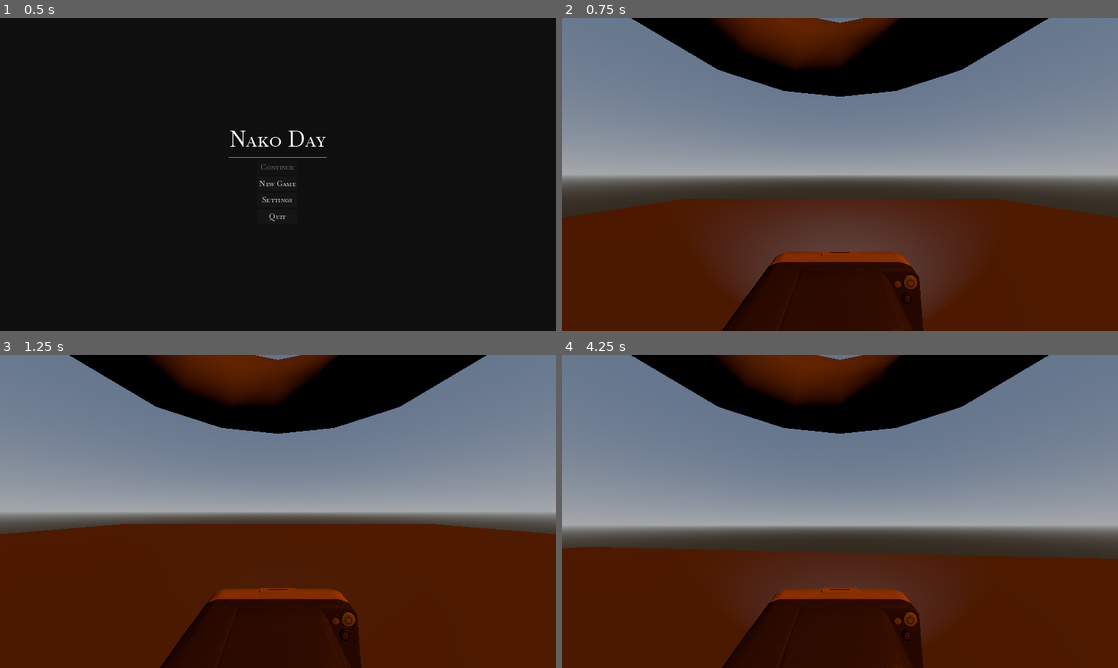
Above: before the commit, frames 1-4 (two rows, left to right).
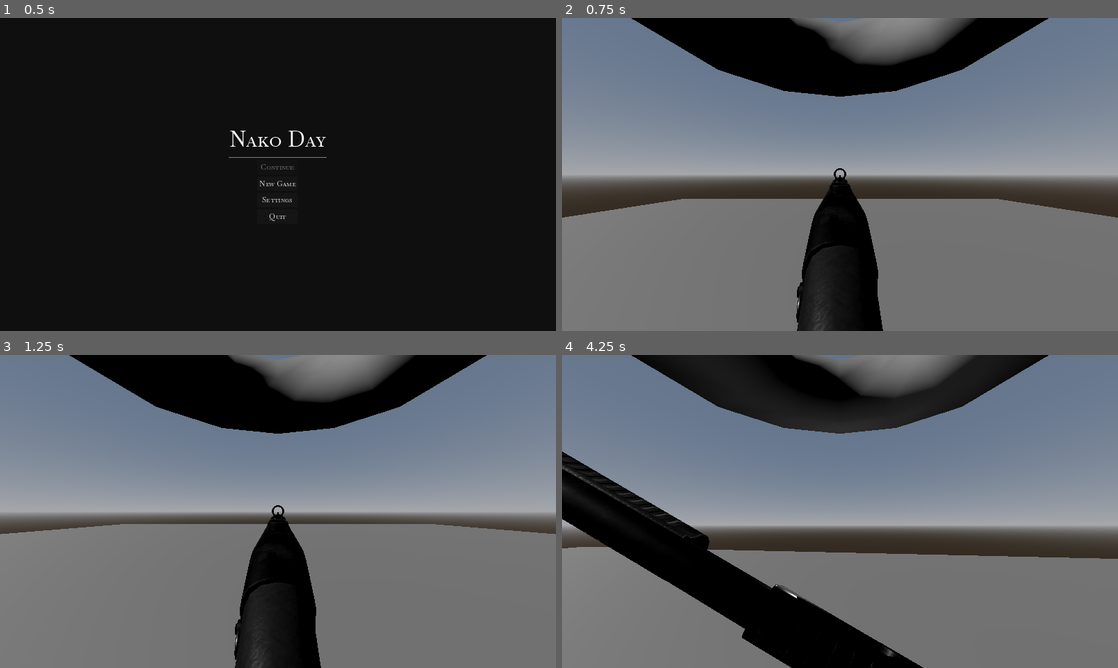
Above: after the commit, the same moments.

Repository: Yarnsh/NakoDay
Game: Godot game, scene res://main_scene.tscn
Same seed, same stepped clock (60 frames per second), same inputs: the game is played once before the commit and once after it.
Inputs (mouse positions are in pixels of both pictures, inside the frame that each line leads up to):
- Up to frame 1 (0.5 s): no input
- Up to frame 2 (0.75 s): click "New Game" at 0.5 s
- Up to frame 3 (1.25 s): no input
- Up to frame 4 (4.25 s): tap Enter at 1.25 s; move the mouse to (867, 511) at 1.27 s; press the mouse at (867, 511) at 1.28 s; hold W (forward) from 1.28 s (still down); move the mouse to (812, 511) at 2.02 s; release the mouse at (812, 511) at 2.03 s; click (812, 511) at 2.1 s; move the mouse to (851, 505) at 2.77 s; press the mouse at (851, 505) at 2.78 s; right-click (851, 505) at 2.85 s; move the mouse to (834, 517) at 3.52 s; release the mouse at (834, 517) at 3.53 s; tap E (interact) at 3.6 s; click (834, 517) at 3.8 s

Frame 1 is identical in both runs. In frame 2, 46% of the frame differs, in the area x 0-100%, y 0-100%; in frame 3, 50%; in frame 4, 50%.

Commit message:
some gun setup

Diff:
--- a/FlashLight.gd
+++ b/FlashLight.gd
@@ -1,5 +1,6 @@
 extends SpotLight3D
 
+@export var cam_model : Node3D
 @export var follow_node : Node3D
 const flash_strength = 20.0
 
@@ -21,5 +22,5 @@
 	# TODO: save the picture
 
 func _input(event):
-	if event.is_action_pressed("Action"):
+	if cam_model.visible and event.is_action_pressed("Action"):
 		flash()
--- a/GameScene.tscn
+++ b/GameScene.tscn
@@ -1,17 +1,105 @@
-[gd_scene load_steps=21 format=3 uid="uid://bhplchb2q2ngm"]
+[gd_scene load_steps=27 format=3 uid="uid://bhplchb2q2ngm"]
 
 [ext_resource type="Script" path="res://game_scene.gd" id="1_xitn6"]
 [ext_resource type="Script" path="res://ScreenResolutionHandling.gd" id="2_7q2pr"]
 [ext_resource type="Environment" uid="uid://dwl1k4slfqgem" path="res://visual_env.tres" id="3_a7c60"]
+[ext_resource type="PackedScene" uid="uid://s5grkaa4fasu" path="res://Models/remington_870_shotgun.glb" id="4_n0i5f"]
 [ext_resource type="Shader" path="res://final.gdshader" id="4_nidko"]
 [ext_resource type="PackedScene" uid="uid://dmxgn3ht8emhb" path="res://Models/polaroid_camera.glb" id="4_ry2yh"]
 [ext_resource type="PackedScene" uid="uid://1neqraec1bd8" path="res://character.tscn" id="5_80ojv"]
+[ext_resource type="Script" path="res://Shotgun.gd" id="5_f3qku"]
 [ext_resource type="Script" path="res://FlashLight.gd" id="7_lmnb6"]
 [ext_resource type="AudioStream" uid="uid://wounnp5iatcq" path="res://SFX/camera-flashing.wav" id="8_1ay2j"]
+[ext_resource type="Script" path="res://Gun.gd" id="11_eu0rn"]
 
 [sub_resource type="TorusMesh" id="TorusMesh_4wi03"]
 rings = 12
 ring_segments = 6
+
+[sub_resource type="Animation" id="Animation_qdo8b"]
+resource_name = "fire_and_pump"
+step = 0.0166667
+tracks/0/type = "value"
+tracks/0/imported = false
+tracks/0/enabled = true
+tracks/0/path = NodePath("Sketchfab_model/406997d5f9db455fa4abe2ebfdb2caff_fbx/RootNode:position")
+tracks/0/interp = 2
+tracks/0/loop_wrap = true
+tracks/0/keys = {
+"times": PackedFloat32Array(0, 0.0666667, 0.15, 0.366667, 0.483333, 0.516667, 0.566667, 1),
+"transitions": PackedFloat32Array(1, 1, 1, 1, 1, 1, 1, 1),
+"update": 0,
+"values": [Vector3(0, 0, 0), Vector3(-8.10449, -5.68587, -2.75959e-07), Vector3(-6, -1, 0), Vector3(-6, -1, 0), Vector3(-5.94376, 1.47809, -4.56513), Vector3(-6.00143, -1.06293, 2.16581), Vector3(-5.75427, 0.542904, 1.86209), Vector3(0, 0, 0)]
+}
+tracks/1/type = "value"
+tracks/1/imported = false
+tracks/1/enabled = true
+tracks/1/path = NodePath("Sketchfab_model/406997d5f9db455fa4abe2ebfdb2caff_fbx/RootNode:rotation")
+tracks/1/interp = 2
+tracks/1/loop_wrap = true
+tracks/1/keys = {
+"times": PackedFloat32Array(0, 0.15, 0.366667, 1),
+"transitions": PackedFloat32Array(1, 1, 1, 1),
+"update": 0,
+"values": [Vector3(0, 0, 0), Vector3(-1.99355e-08, -3.14824e-09, 0.433732), Vector3(-0.819067, 0.641754, 0.880712), Vector3(0, 0, 0)]
+}
+tracks/2/type = "value"
+tracks/2/imported = false
+tracks/2/enabled = true
+tracks/2/path = NodePath("Sketchfab_model/406997d5f9db455fa4abe2ebfdb2caff_fbx/RootNode/Remington870/Pump:position")
+tracks/2/interp = 2
+tracks/2/loop_wrap = true
+tracks/2/keys = {
+"times": PackedFloat32Array(0, 0.366667, 0.5, 0.733333),
+"transitions": PackedFloat32Array(1, 1, 1, 1),
+"update": 0,
+"values": [Vector3(0, 0, 0), Vector3(0, 0, 0), Vector3(-0.08, 0, 0), Vector3(0, 0, 0)]
+}
+
+[sub_resource type="Animation" id="Animation_rirlv"]
+length = 0.001
+tracks/0/type = "value"
+tracks/0/imported = false
+tracks/0/enabled = true
+tracks/0/path = NodePath("Sketchfab_model/406997d5f9db455fa4abe2ebfdb2caff_fbx/RootNode:position")
+tracks/0/interp = 1
+tracks/0/loop_wrap = true
+tracks/0/keys = {
+"times": PackedFloat32Array(0),
+"transitions": PackedFloat32Array(1),
+"update": 0,
+"values": [Vector3(0, 0, 0)]
+}
+tracks/1/type = "value"
+tracks/1/imported = false
+tracks/1/enabled = true
+tracks/1/path = NodePath("Sketchfab_model/406997d5f9db455fa4abe2ebfdb2caff_fbx/RootNode:rotation")
+tracks/1/interp = 1
+tracks/1/loop_wrap = true
+tracks/1/keys = {
+"times": PackedFloat32Array(0),
+"transitions": PackedFloat32Array(1),
+"update": 0,
+"values": [Vector3(0, 0, 0)]
+}
+tracks/2/type = "value"
+tracks/2/imported = false
+tracks/2/enabled = true
+tracks/2/path = NodePath("Sketchfab_model/406997d5f9db455fa4abe2ebfdb2caff_fbx/RootNode/Remington870/Pump:position")
+tracks/2/interp = 1
+tracks/2/loop_wrap = true
+tracks/2/keys = {
+"times": PackedFloat32Array(0),
+"transitions": PackedFloat32Array(1),
+"update": 0,
+"values": [Vector3(0, 0, 0)]
+}
+
+[sub_resource type="AnimationLibrary" id="AnimationLibrary_kiirr"]
+_data = {
+"RESET": SubResource("Animation_rirlv"),
+"fire_and_pump": SubResource("Animation_qdo8b")
+}
 
 [sub_resource type="ViewportTexture" id="ViewportTexture_gyl20"]
 viewport_path = NodePath("Color")
@@ -104,9 +192,8 @@
 script = ExtResource("1_xitn6")
 
 [node name="DirectionalLight3D" type="DirectionalLight3D" parent="."]
-transform = Transform3D(-0.563657, 0.4719, -0.677939, 2.40292e-08, 0.820741, 0.571301, 0.826009, 0.322018, -0.462616, -1.9499, 0, 0)
+transform = Transform3D(-0.211494, -0.558378, 0.802175, 1.07136e-08, 0.82074, 0.571302, -0.977379, 0.120827, -0.173582, -1.9499, 0, 0)
 layers = 1023
-light_color = Color(0.682639, 0.268823, 0, 1)
 
 [node name="Color" type="SubViewport" parent="."]
 audio_listener_enable_3d = true
@@ -138,12 +225,37 @@
 
 [node name="Camera" parent="Horns/Camera3D" instance=ExtResource("4_ry2yh")]
 transform = Transform3D(1, 0, 0, 0, 1, 0, 0, 0, 1, 0, -0.476746, -0.370671)
+visible = false
 
 [node name="defaultMaterial" parent="Horns/Camera3D/Camera/Sketchfab_model/Collada visual scene group/Instant" index="0"]
 layers = 2
 
 [node name="FlashPoint" type="Node3D" parent="Horns/Camera3D/Camera"]
 transform = Transform3D(1, 0, 0, 0, 1, 0, 0, 0, 1, 0.112785, 0.253483, -0.131423)
+
+[node name="remington_870_shotgun" parent="Horns/Camera3D" instance=ExtResource("4_n0i5f")]
+transform = Transform3D(-4.37001e-08, 9.91695e-10, 1, 0.0226873, 0.999743, 0, -0.999743, 0.0226873, -4.37114e-08, 0, -0.133, -0.3)
+script = ExtResource("5_f3qku")
+
+[node name="RootNode" parent="Horns/Camera3D/remington_870_shotgun/Sketchfab_model/406997d5f9db455fa4abe2ebfdb2caff_fbx" index="0"]
+transform = Transform3D(1, 0, 0, 0, 1, 0, 0, 0, 1, 0, 0, 0)
+
+[node name="Body" parent="Horns/Camera3D/remington_870_shotgun/Sketchfab_model/406997d5f9db455fa4abe2ebfdb2caff_fbx/RootNode/Remington870" index="0"]
+layers = 2
+
+[node name="Pump" parent="Horns/Camera3D/remington_870_shotgun/Sketchfab_model/406997d5f9db455fa4abe2ebfdb2caff_fbx/RootNode/Remington870" index="1"]
+layers = 2
+
+[node name="FlashPoint" type="Node3D" parent="Horns/Camera3D/remington_870_shotgun/Sketchfab_model/406997d5f9db455fa4abe2ebfdb2caff_fbx" index="1"]
+transform = Transform3D(100, -3.63798e-12, -1.19209e-06, 0, -3.57628e-05, 100, 0, -100, -3.57628e-05, 60.0481, 9.87218, 2.61432e-06)
+
+[node name="AnimationPlayer" type="AnimationPlayer" parent="Horns/Camera3D/remington_870_shotgun"]
+libraries = {
+"": SubResource("AnimationLibrary_kiirr")
+}
+
+[node name="SidePosition" type="Node3D" parent="Horns/Camera3D/remington_870_shotgun"]
+transform = Transform3D(1, 0, 0, 0, 1, 0, 0, 0, 1, -0.1, -0.05, 0.05)
 
 [node name="TextureRect" type="TextureRect" parent="."]
 material = SubResource("ShaderMaterial_epuaq")
@@ -190,15 +302,24 @@
 [node name="CollisionShape3D" type="CollisionShape3D" parent="World/MeshInstance3D2/StaticBody3D"]
 shape = SubResource("ConcavePolygonShape3D_slhim")
 
-[node name="FlashLight" type="SpotLight3D" parent="." node_paths=PackedStringArray("follow_node")]
-light_energy = 10.0
+[node name="FlashLight" type="SpotLight3D" parent="." node_paths=PackedStringArray("cam_model", "follow_node")]
+light_energy = 0.0
 spot_range = 40.0
 spot_angle = 50.0
 script = ExtResource("7_lmnb6")
+cam_model = NodePath("../Horns/Camera3D/Camera")
 follow_node = NodePath("../Horns/Camera3D/Camera/FlashPoint")
 
 [node name="FlashNoise" type="AudioStreamPlayer3D" parent="FlashLight"]
 stream = ExtResource("8_1ay2j")
 
+[node name="Gun" type="OmniLight3D" parent="." node_paths=PackedStringArray("shotgun_model", "follow_node")]
+light_energy = 0.0
+omni_range = 100.0
+script = ExtResource("11_eu0rn")
+shotgun_model = NodePath("../Horns/Camera3D/remington_870_shotgun")
+follow_node = NodePath("../Horns/Camera3D/remington_870_shotgun/Sketchfab_model/406997d5f9db455fa4abe2ebfdb2caff_fbx/FlashPoint")
+
 [editable path="Horns/Camera3D/Camera"]
+[editable path="Horns/Camera3D/remington_870_shotgun"]
 [editable path="Character"]
--- /dev/null
+++ b/Gun.gd
@@ -0,0 +1,28 @@
+extends OmniLight3D
+
+@export var shotgun_model : Node3D
+@export var follow_node : Node3D
+const flash_strength = 20.0
+
+# Called when the node enters the scene tree for the first time.
+func _ready():
+	pass # Replace with function body.
+
+
+# Called every frame. 'delta' is the elapsed time since the previous frame.
+func _process(delta):
+	global_transform = follow_node.global_transform
+
+	var rate = 80 # TODO: make this less painful somehow
+	light_energy = lerpf(light_energy, 0.0, (rate * delta)*(rate * delta))
+
+func fire():
+	# TODO: check cooldown
+	light_energy = flash_strength
+	shotgun_model.anim.play("fire_and_pump")
+	# TODO: noise.play()
+	# TODO: save the picture
+
+func _input(event):
+	if shotgun_model.visible and !shotgun_model.anim.is_playing() and event.is_action_pressed("Action"):
+		fire()
--- /dev/null
+++ b/Shotgun.gd
@@ -0,0 +1,13 @@
+extends Node3D
+
+@onready var anim = $AnimationPlayer
+@onready var side_node = $SidePosition
+
+# Called when the node enters the scene tree for the first time.
+func _ready():
+	pass # Replace with function body.
+
+
+# Called every frame. 'delta' is the elapsed time since the previous frame.
+func _process(delta):
+	pass # TODO: move between side and main position
Binary file added: Models/remington_870_shotgun.glb
Not shown, added: Models/remington_870_shotgun.glb.import
Binary file added: Models/remington_870_shotgun_0.png
Not shown, added: Models/remington_870_shotgun_0.png.import
Binary file added: Models/remington_870_shotgun_1.png
Not shown, added: Models/remington_870_shotgun_1.png.import
Binary file added: Models/remington_870_shotgun_2.png
Not shown, added: Models/remington_870_shotgun_2.png.import
Binary file added: Models/remington_870_shotgun_Image_0.png
Not shown, added: Models/remington_870_shotgun_Image_0.png.import
Binary file added: Models/remington_870_shotgun_Image_1.png
Not shown, added: Models/remington_870_shotgun_Image_1.png.import
(and 3 more such lines)
